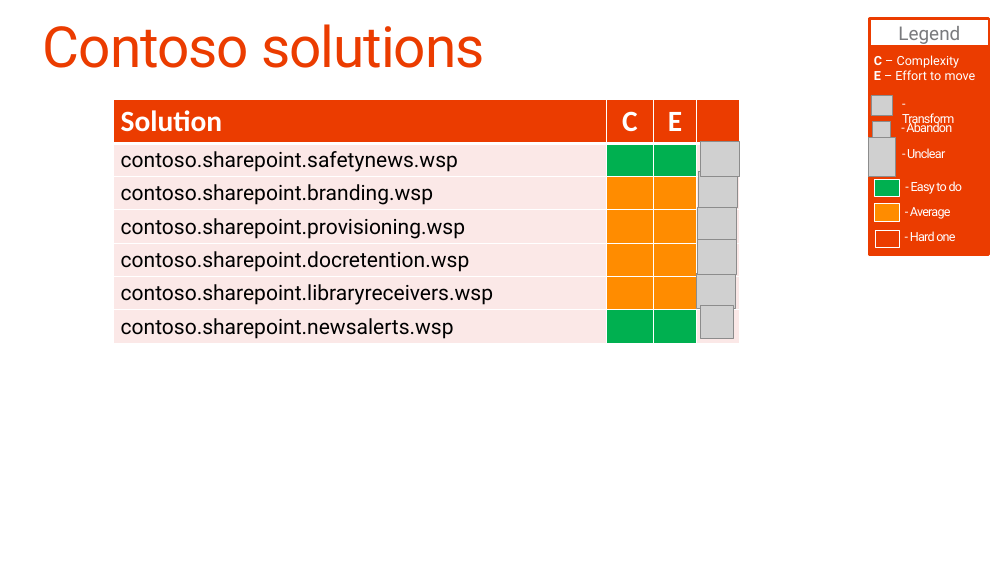
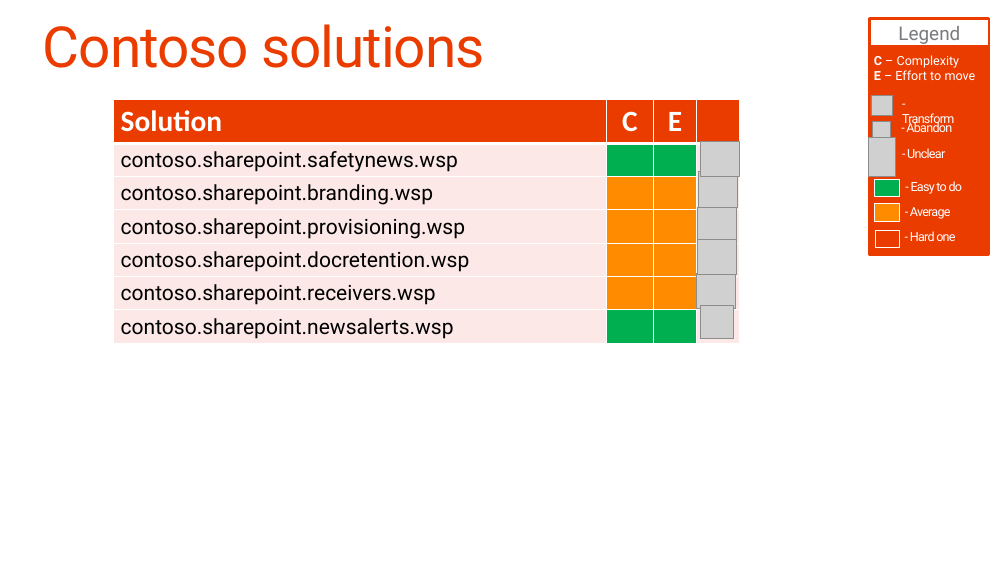
Before and after one commit to SharePoint/PnP-Guidance, a slide deck: slide 17 of PnP Transformation Process/Samples/PnP Transformation - Solution Assessment Report - Contoso.pptx. Drawn at 1008x567 pixels with LibreOffice and Linux fonts; fonts in the diff are those of the drawing; grey boxes stand for pictures; background and template pictures are left out. Boxes give left, top, right and bottom in pixels: in the first picture for what was removed or moved away, otherwise in the second. Text is boxed around its words. In the diff, an @@ line names an element or a change of style, - is before the commit and + after.

Commit message:
Changes to Assessment ans Solution documents

```diff
--- a/PnP Transformation Process/Samples/PnP Transformation - Solution Assessment Report - Contoso.pptx
+++ b/PnP Transformation Process/Samples/PnP Transformation - Solution Assessment Report - Contoso.pptx
@@ table at [113,100,740,343] @@
-row 6, column 1: contoso.sharepoint.libraryreceivers.wsp
+row 6, column 1: contoso.sharepoint.receivers.wsp
```
Also in this commit, not shown: 3 other slides changed, 1 slide added, 3 other files.
